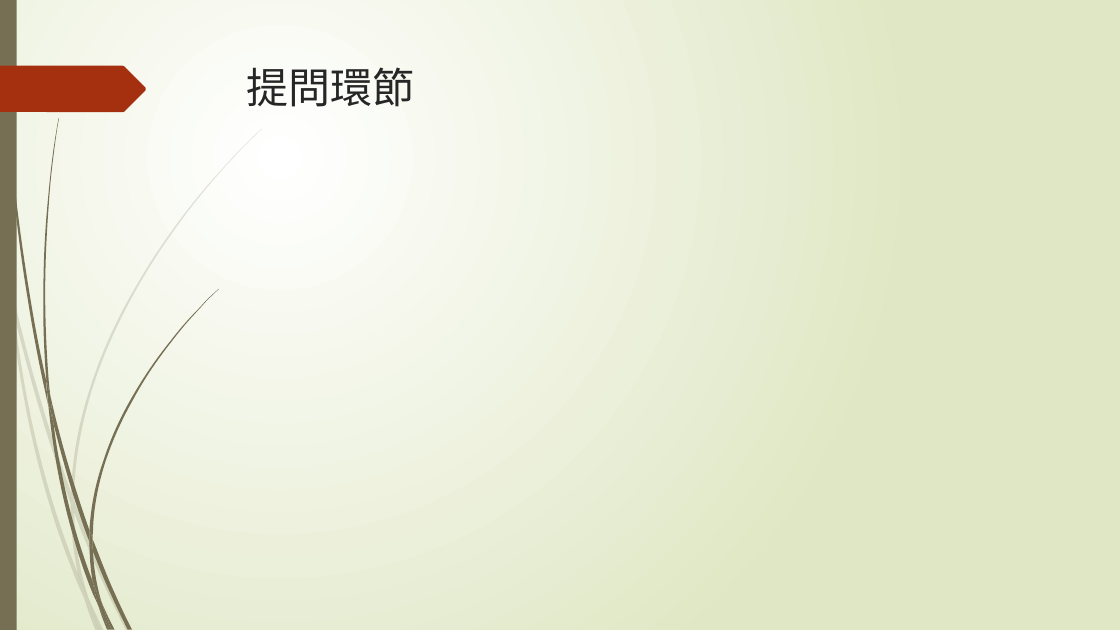
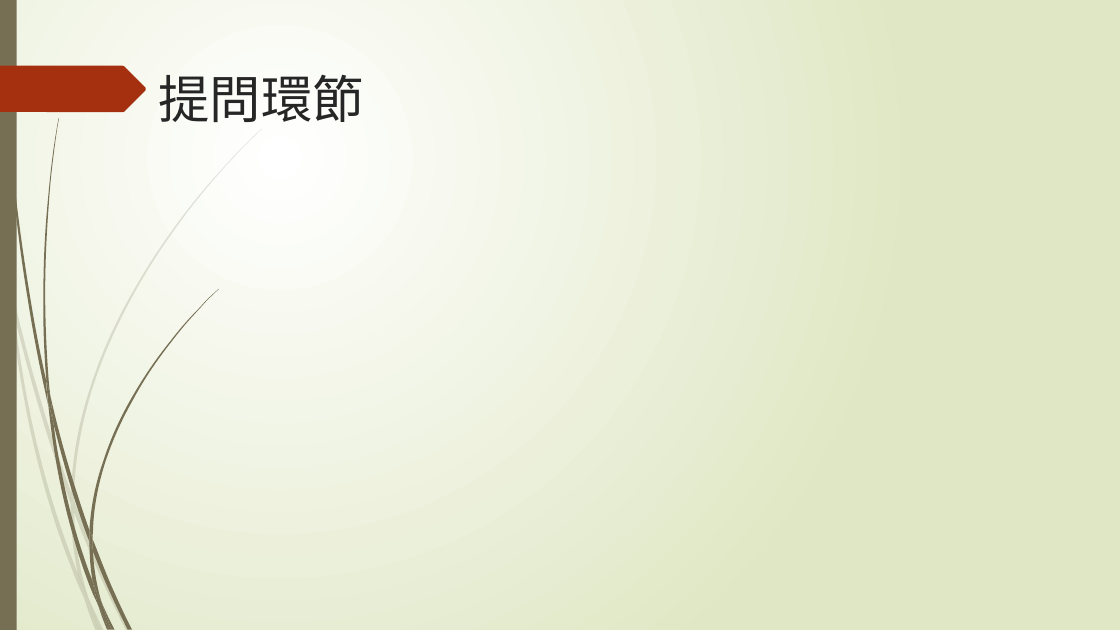
Before and after one commit to NIUWCSP/OTSM, a slide deck: slide 14 of report/以SDR實現OTSM通訊技術.pptx. Drawn at 1120x630 pixels with LibreOffice and Linux fonts; fonts in the diff are those of the drawing. Boxes give left, top, right and bottom in pixels: in the first picture for what was removed or moved away, otherwise in the second. Text is boxed around its words. In the diff, an @@ line names an element or a change of style, - is before the commit and + after.

```diff
--- a/report/以SDR實現OTSM通訊技術.pptx
+++ b/report/以SDR實現OTSM通訊技術.pptx
@@ title "提問環節": place and size @@
-title "提問環節" at <box>247,67,415,107</box>
+title "提問環節" at <box>159,74,364,122</box>
@@ title "提問環節" at <box>159,74,364,122</box>: size 36 to 44 pt, font League Spartan to Noto Sans CJK JP @@
```
Also in this commit, not shown: 11 other slides changed, 1 slide added, 1 slide removed.
